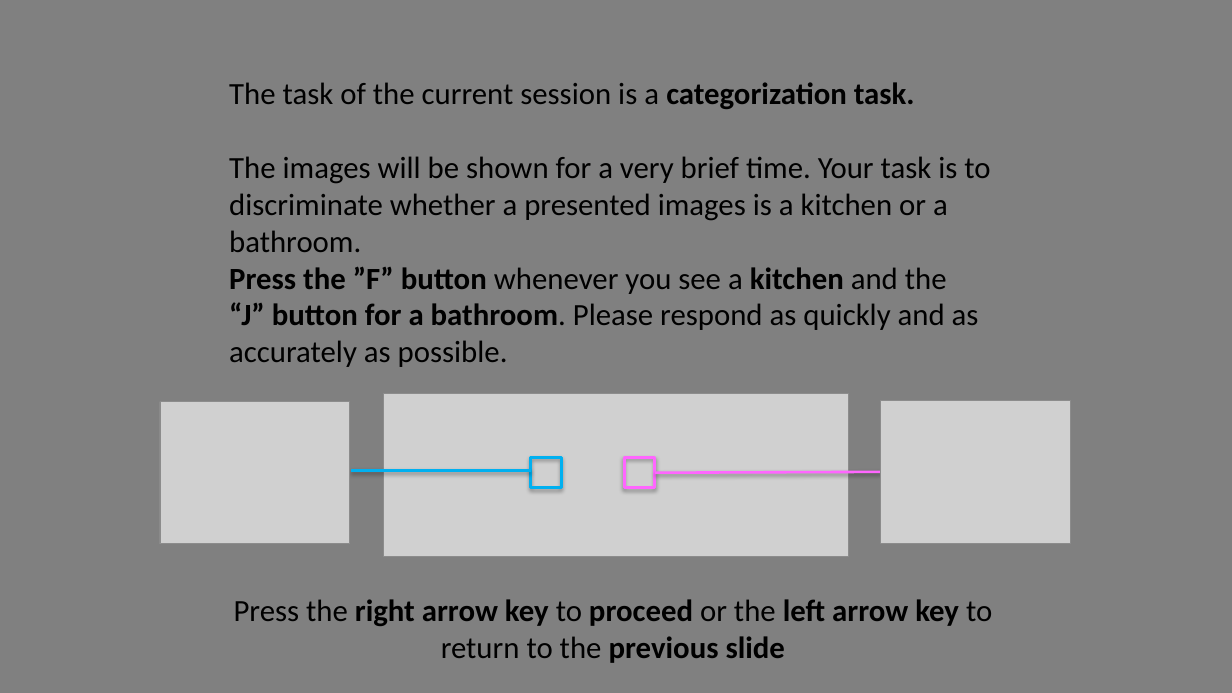
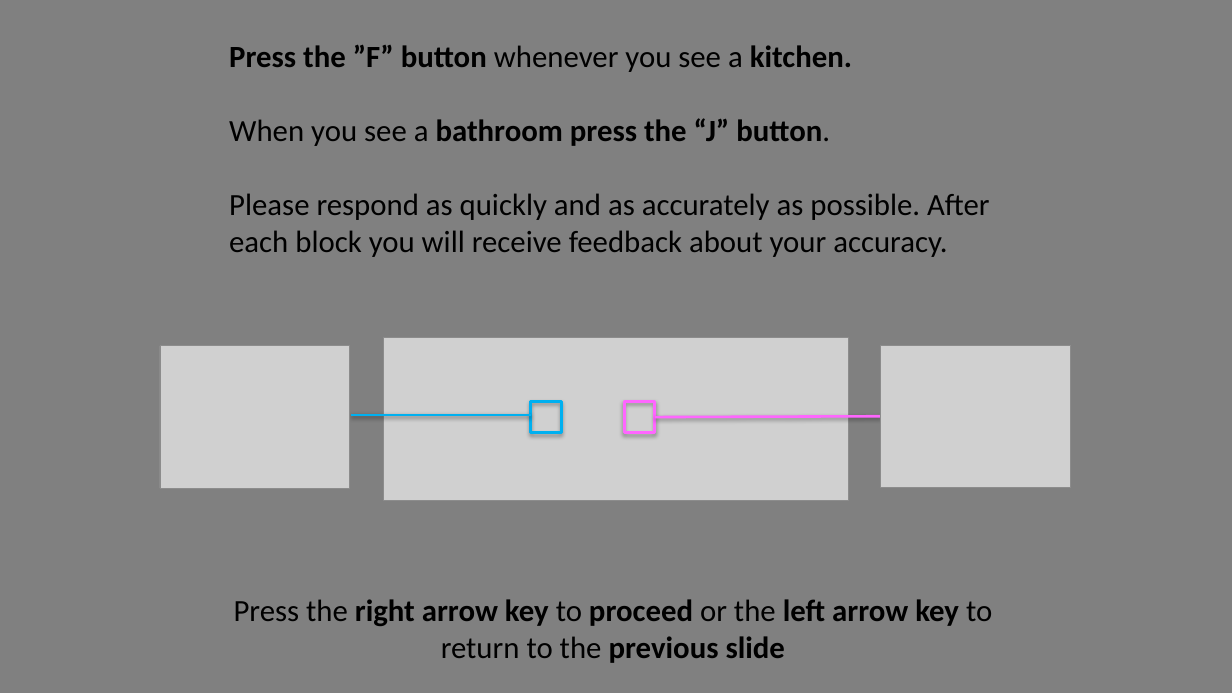
Before and after one commit to michaengeser/pep_wp4, a slide deck: slide 2 of instructions/Instructions.pptx. Drawn at 1232x693 pixels with LibreOffice and Linux fonts; fonts in the diff are those of the drawing; grey boxes stand for pictures. Boxes give left, top, right and bottom in pixels: in the first picture for what was removed or moved away, otherwise in the second. Text is boxed around its words. In the diff, an @@ line names an element or a change of style, - is before the commit and + after.

```diff
--- a/instructions/Instructions.pptx
+++ b/instructions/Instructions.pptx
@@ text at (229,45,990,257): text changed @@
-The task of the current session is a categorization task.
-The images will be shown for a very brief time. Your task is to discriminate whether a presented images is a kitchen or a bathroom.
-Press the ”F” button whenever you see a kitchen and the
-“J” button for a bathroom. Please respond as quickly and as accurately as possible.
+Press the ”F” button whenever you see a kitchen.
+When you see a bathroom press the “J” button.
+Please respond as quickly and as accurately as possible. After each block you will receive feedback about your accuracy.
@@ 3 pictures, 2 rectangles, 2 lines: place and size @@
-3 pictures, 2 rectangles, 2 lines at (160,394,1070,556)
+3 pictures, 2 rectangles, 2 lines at (160,338,1070,501)
```
Also in this commit, not shown: 7 other slides changed, 4 slides added, 1 slide removed, 54 other files.
